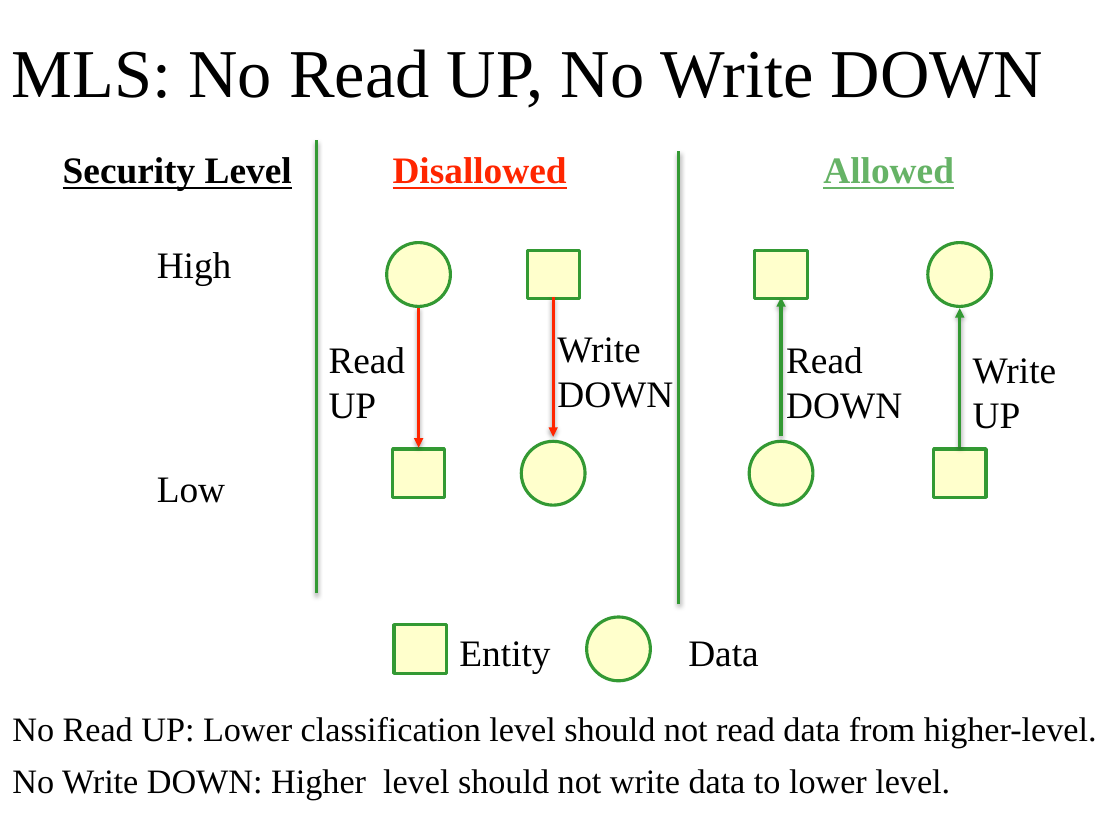
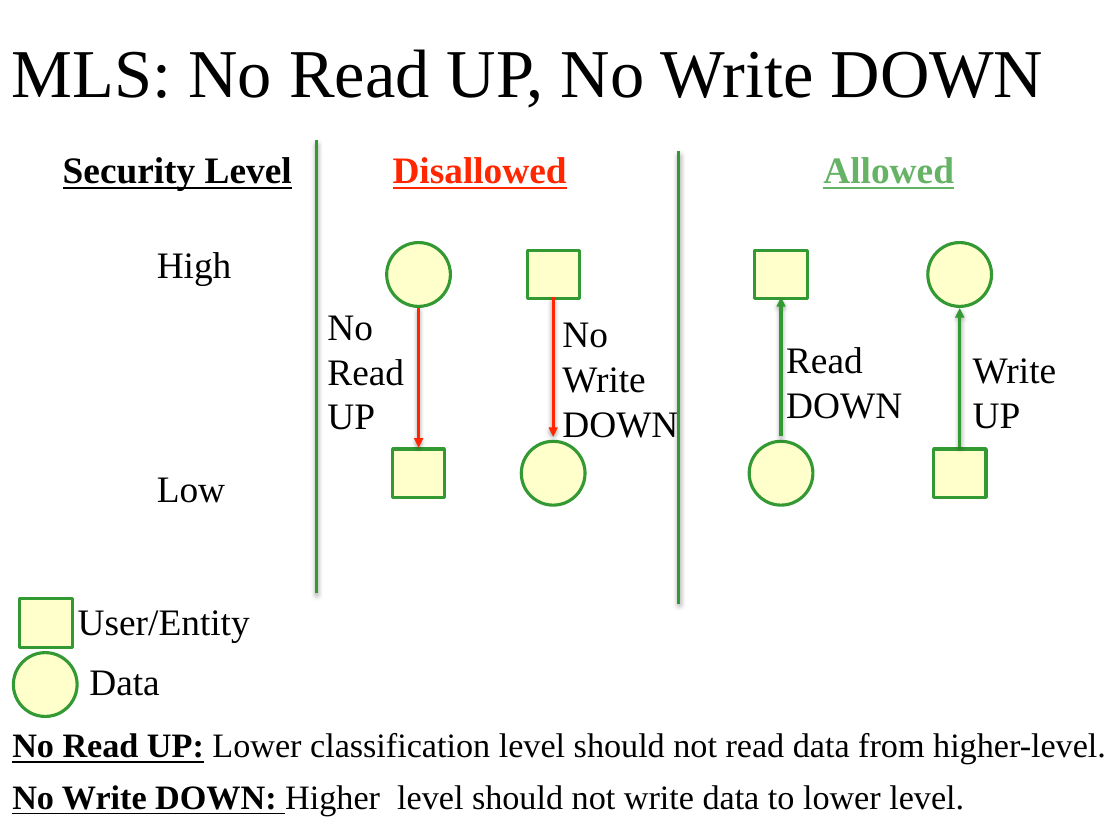
Before and after one commit to oscourse/oscourse.github.io, a slide deck: slide 17 of slides/security.pptx (slide 20 before the commit). Drawn at 1120x840 pixels with LibreOffice and Linux fonts; fonts in the diff are those of the drawing. Boxes give left, top, right and bottom in pixels: in the first picture for what was removed or moved away, otherwise in the second. Text is boxed around its words. In the diff, an @@ line names an element or a change of style, - is before the commit and + after.

```diff
--- a/slides/security.pptx
+++ b/slides/security.pptx
@@ text "No": place and size @@
-text "No" at (329, 347, 406, 419)
+text "No" at (327, 315, 404, 430)
@@ text at (327, 315, 373, 341): paragraph added @@
+No
@@ text "No": place and size @@
-text "No" at (557, 337, 673, 408)
+text "No" at (562, 322, 678, 444)
@@ text at (562, 322, 608, 348): paragraph added @@
+No
@@ rectangle: place and size @@
-rectangle at (394, 625, 447, 673)
+rectangle at (20, 599, 73, 647)
@@ text at (78, 610, 250, 642): text changed @@
-Entity
+User/Entity
@@ ellipse: place and size @@
-ellipse at (587, 617, 651, 681)
+ellipse at (13, 653, 77, 717)
@@ text "Data": place and size @@
-text "Data" at (688, 641, 758, 667)
+text "Data" at (89, 670, 159, 696)
@@ text "No Read UP: Lower classification ...": place and size @@
-text "No Read UP: Lower classification ..." at (12, 717, 1097, 800)
+text "No Read UP: Lower classification ..." at (12, 733, 1106, 816)
@@ text "No Read UP: Lower classification ..." at (12, 733, 1106, 816): bold on, underline on in "No Read UP:", "No Write DOWN:" @@
```
Also in this commit, not shown: 6 other slides changed, 3 slides removed, 2 other files.
